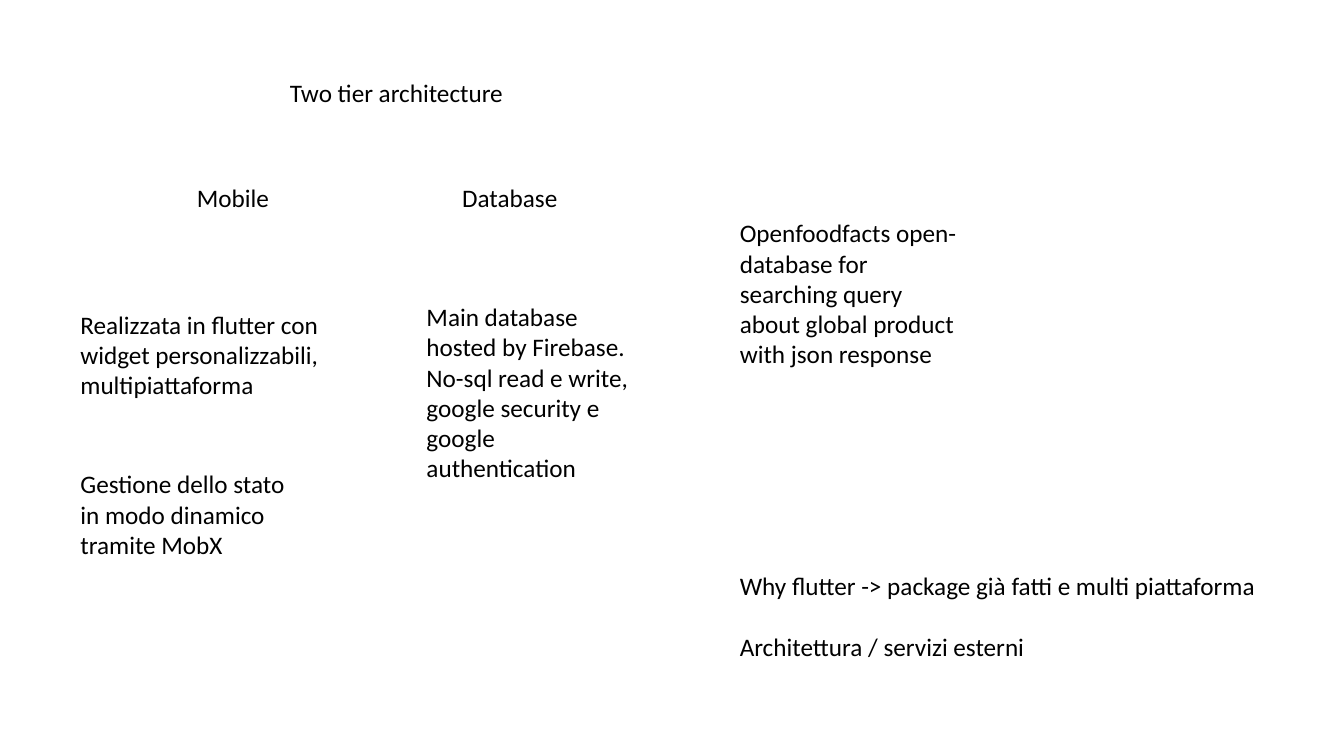
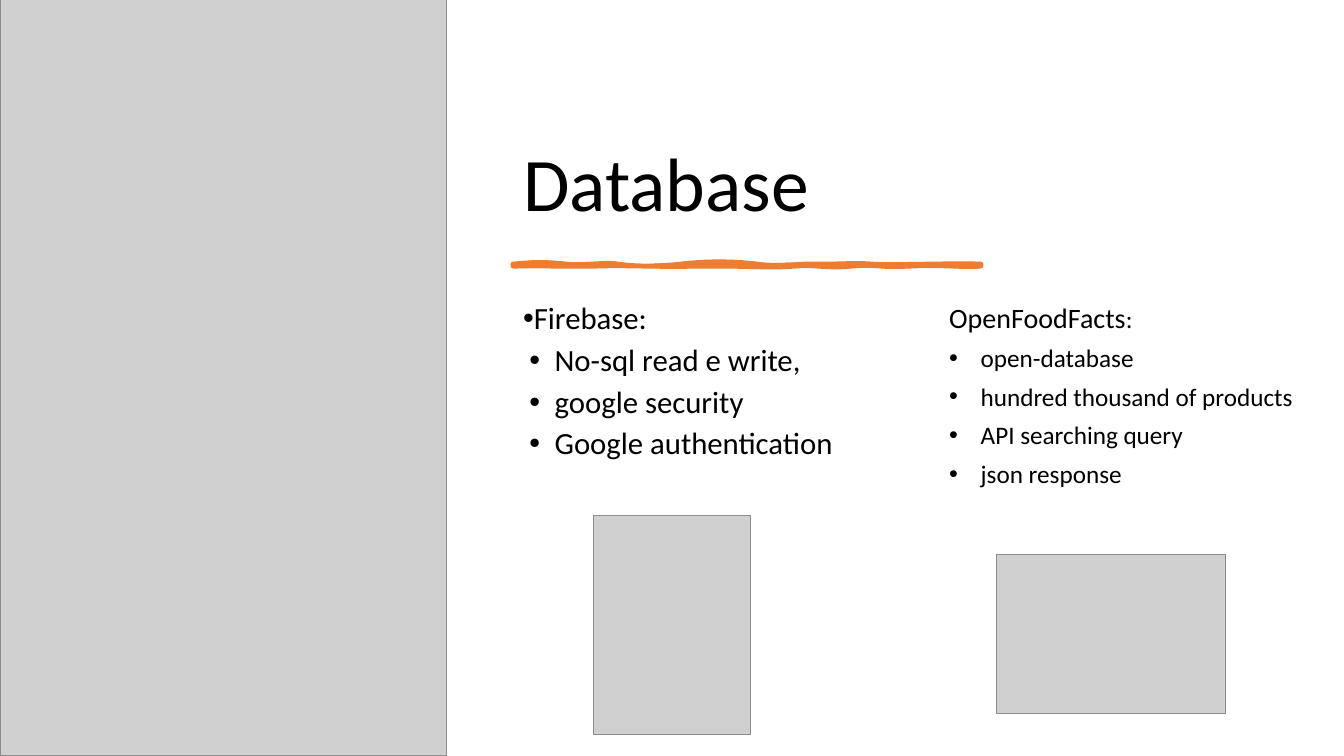
Before and after one commit to Ciuse/Bealthy_app, a slide deck: slide 8 of Presentazione/Presentazione Bealthy.pptx (slide 3 before the commit). Drawn at 1344x756 pixels with LibreOffice and Linux fonts; fonts in the diff are those of the drawing; grey boxes stand for pictures. Boxes give left, top, right and bottom in pixels: in the first picture for what was removed or moved away, otherwise in the second. Text is boxed around its words. In the diff, an @@ line names an element or a change of style, - is before the commit and + after.

Commit message:
ppt

```diff
--- a/Presentazione/Presentazione Bealthy.pptx
+++ b/Presentazione/Presentazione Bealthy.pptx
@@ picture added at bbox=[0, 0, 447, 756] @@
@@ text "Database": place and size @@
-text "Database" at bbox=[462, 189, 557, 208]
+text "Database" at bbox=[523, 158, 809, 212]
@@ text "Database" at bbox=[523, 158, 809, 212]: size 18 to 54 pt; line spacing 1 to 0.9; more space between paragraphs; vertical alignment top to bottom @@
@@ text removed at bbox=[290, 84, 503, 102] @@
-Two tier architecture
@@ text removed at bbox=[197, 189, 269, 207] @@
-Mobile
@@ freeform shape added at bbox=[513, 264, 981, 266], fill #ED7D31, outline #ED7D31 3.5 pt @@
@@ text removed at bbox=[80, 316, 318, 398] @@
-Realizzata in flutter con widget personalizzabili, multipiattaforma
@@ text at bbox=[534, 307, 832, 460]: text changed; size 18 to 22 pt @@
-Main database hosted by Firebase.
-No-sql read e write, google security e google authentication
+• Firebase:
+• No-sql read e write,
+• google security
+• Google authentication
@@ text at bbox=[949, 308, 1292, 488]: text changed @@
-Openfoodfacts open-database for searching query about global product with json response
+OpenFoodFacts:
+• open-database
+• hundred thousand of products
+• API searching query
+• json response
@@ text removed at bbox=[80, 475, 284, 555] @@
-Gestione dello stato in modo dinamico tramite MobX
@@ picture added at bbox=[594, 516, 751, 735] @@
@@ picture added at bbox=[997, 555, 1226, 713] @@
@@ text removed at bbox=[740, 577, 1255, 657] @@
-Why flutter -> package già fatti e multi piattaforma
-Architettura / servizi esterni
```
Also in this commit, not shown: 1 other slide changed, 5 slides added, 1 slide removed.
